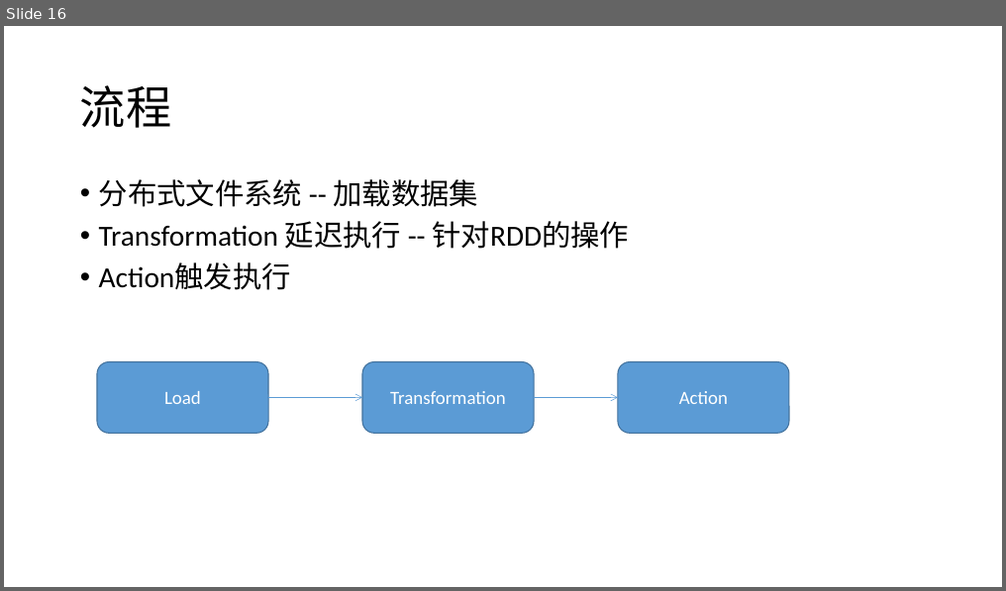
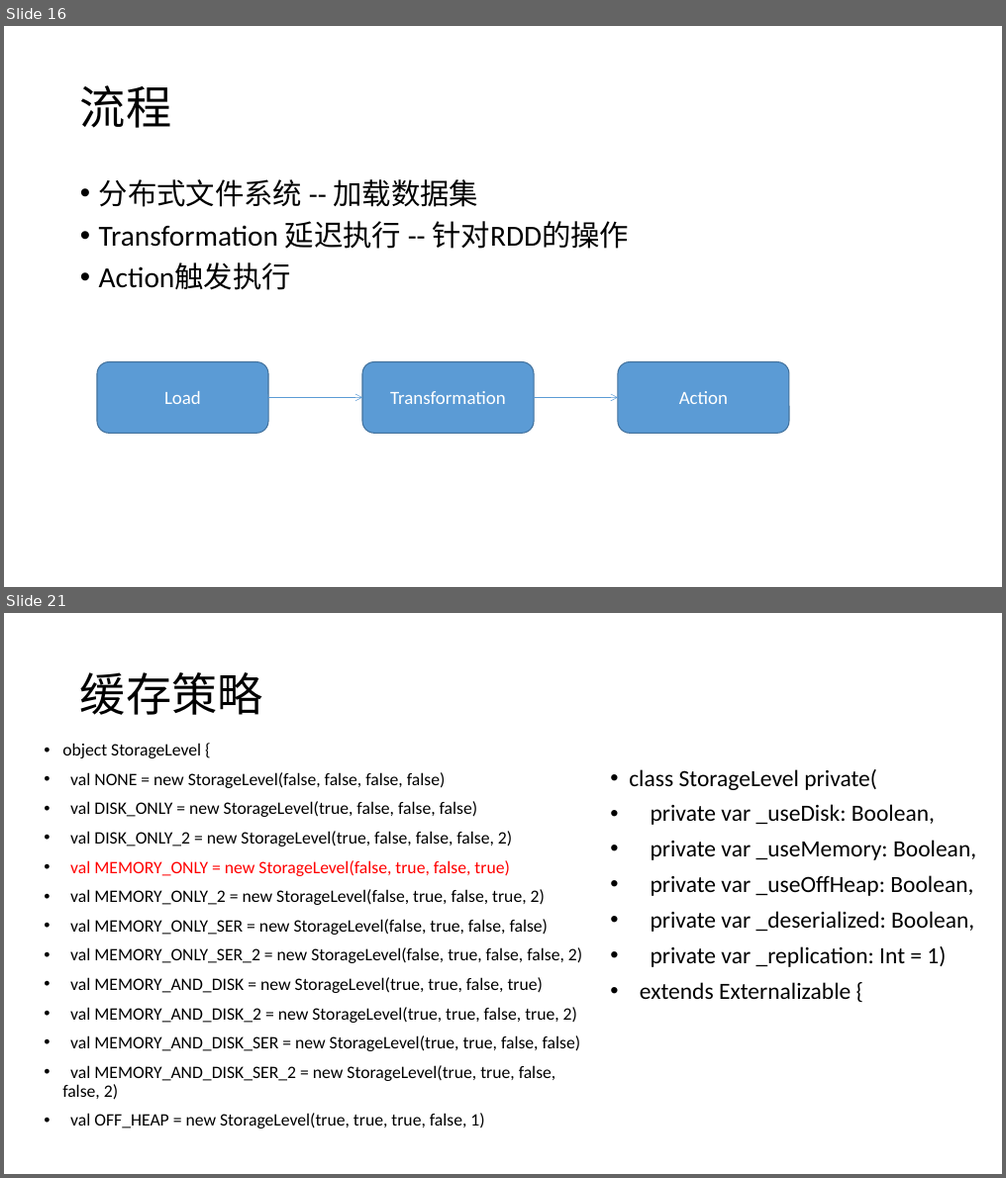
Before and after one commit to zhangpanfeng/darren-spark, a slide deck: doc/Spark.pptx. Shown one above the other, each under a label of ours: slide 16 before the commit, slides 16 and 21 after it; the slides between them are not shown. The pictures are 1006x591 and 1006x1178 pixels, drawn with LibreOffice and Linux fonts; fonts in the diff are those of the drawing. Boxes give left, top, right and bottom in pixels: in the first picture for what was removed or moved away, otherwise in the second. Text is boxed around its words. In the diff, an @@ line names an element or a change of style, - is before the commit and + after.

```diff
--- a/doc/Spark.pptx
+++ b/doc/Spark.pptx
@@ slide 21 added at bbox=[4, 613, 1002, 1174], background #FFFFFF @@
@@ title added at bbox=[80, 672, 263, 715], 44 pt, text #000000 @@
+缓存策略
@@ text added at bbox=[62, 743, 582, 1129], 16.8 pt, text #000000 @@
+• object StorageLevel {
+• val NONE = new StorageLevel(false, false, false, false)
+• val DISK_ONLY = new StorageLevel(true, false, false, false)
+• val DISK_ONLY_2 = new StorageLevel(true, false, false, false, 2)
+• val MEMORY_ONLY = new StorageLevel(false, true, false, true)
+• val MEMORY_ONLY_2 = new StorageLevel(false, true, false, true, 2)
+• val MEMORY_ONLY_SER = new StorageLevel(false, true, false, false)
+• val MEMORY_ONLY_SER_2 = new StorageLevel(false, true, false, false, 2)
+• val MEMORY_AND_DISK = new StorageLevel(true, true, false, true)
+• val MEMORY_AND_DISK_2 = new StorageLevel(true, true, false, true, 2)
+• val MEMORY_AND_DISK_SER = new StorageLevel(true, true, false, false)
+• val MEMORY_AND_DISK_SER_2 = new StorageLevel(true, true, false, false, 2)
+• val OFF_HEAP = new StorageLevel(true, true, true, false, 1)
@@ text added at bbox=[629, 769, 976, 999], 22.4 pt, text #000000 @@
+• class StorageLevel private(
+• private var _useDisk: Boolean,
+• private var _useMemory: Boolean,
+• private var _useOffHeap: Boolean,
+• private var _deserialized: Boolean,
+• private var _replication: Int = 1)
+• extends Externalizable {
```
Also in this commit, not shown: 1 slide changed, 9 other slides added, 2 other files.
